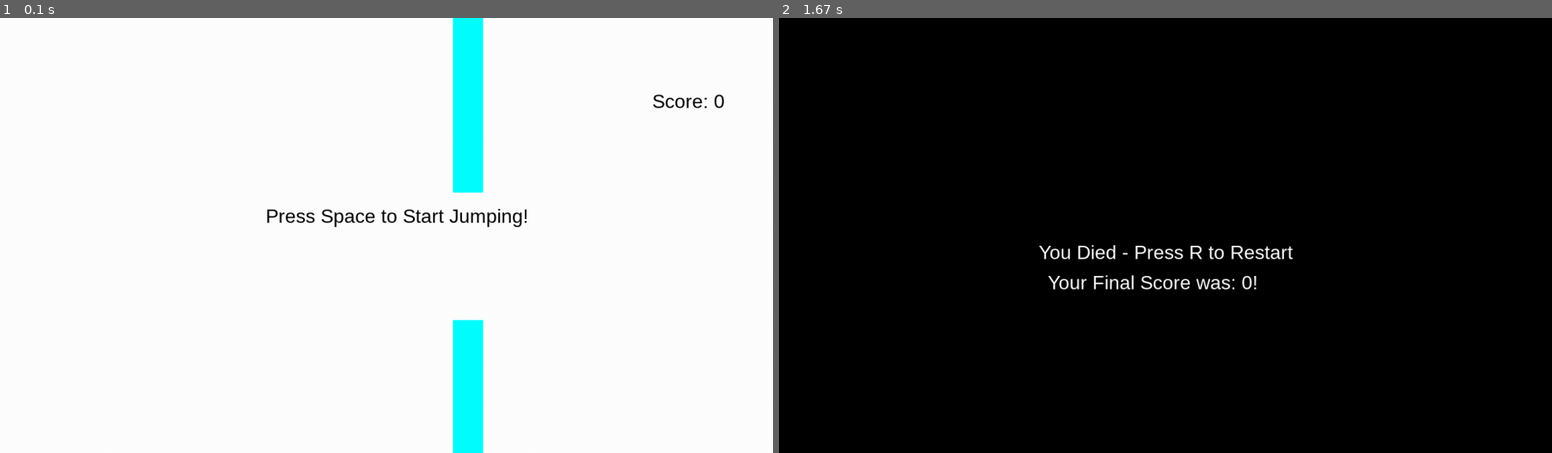
Above: before the commit, frames 1-2 (left to right).
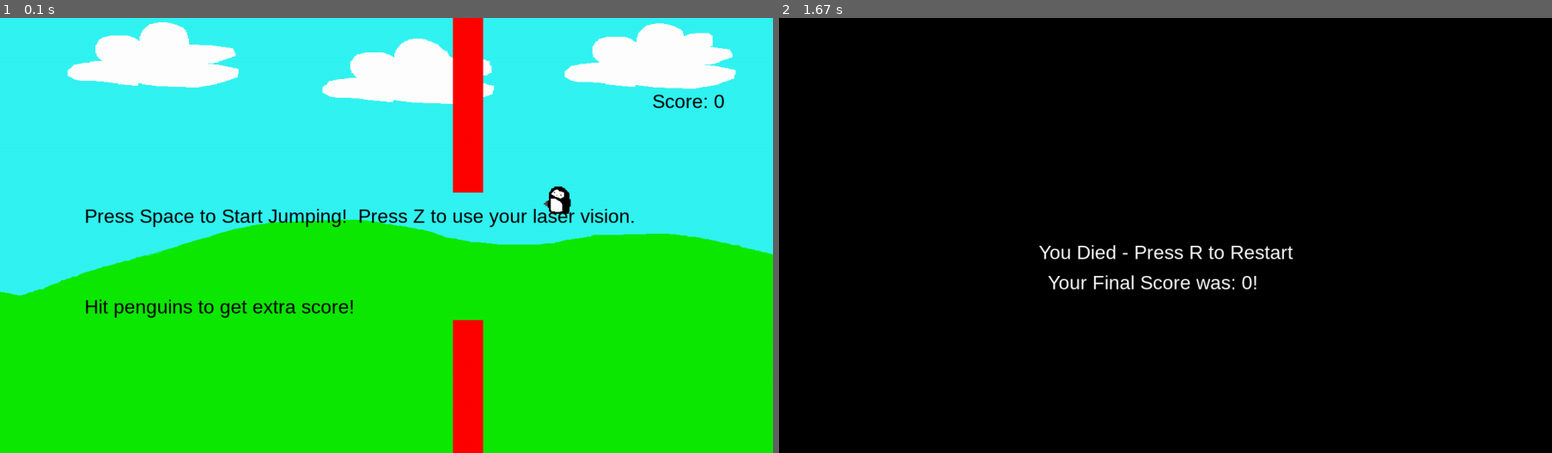
Above: after the commit, the same moments.

Repository: Supertiger576/pygame-web-game
Game: pygame game, started from main.py
Same seed, same stepped clock (60 frames per second), same inputs: the game is played once before the commit and once after it.
Inputs:
- Up to frame 1 (0.1 s): no input
- Up to frame 2 (1.67 s): tap Space at 0.33 s; tap Z at 0.67 s

The runs differ from the first frame. In frame 1, 94% of the frame differs, in the area x 0-100%, y 0-100%; in frame 2, nothing differs.

Commit message:
more art and penguins

Diff:
--- a/main.py
+++ b/main.py
@@ -18,6 +18,13 @@
 dialogue_box.fill((0, 0, 0, 180))
 score = 0
 notjumpedyet = True
+bg_image = pygame.image.load("grassy.png").convert_alpha()
+bg_image = pygame.transform.scale(bg_image, (windowWidth, windowHeight))
+player_image = pygame.image.load("puffinpixel.png").convert_alpha()
+penguin_image = pygame.image.load("newpenguinspike.png")
+
+def background(x):
+    screen.blit(x, (0,0))
 
 def make_extra_rect(width_position, height_position, npc_width, npc_height):
     return pygame.Rect(width_position, height_position, npc_width, npc_height)
@@ -50,9 +57,12 @@
 game_over = False
 pipe1 = make_extra_rect(750, 500, 50, 500)
 pipe2 = make_extra_rect(750, 0, 50, random.randint(200, 400))  # top pipe
-
+laser_rect = make_extra_rect(100, 200, player_width - windowWidth, 50)
+laser_visible = False
+penguin_rect = make_extra_rect(pipe1.x + 150, random.randint(100, windowHeight), 48, 48)
+penguin_visible = True
 def reset_game():
-    global player_rect, player_y_velocity, score, game_started, game_over, pipe1
+    global player_rect, player_y_velocity, score, game_started, game_over, pipe1, bg_image, penguin_rect, penguin_visible
     player_rect.x = windowWidth // 2 - player_width // 2 + 100
     player_rect.y = windowHeight - player_height - 100
     player_y_velocity = 0
@@ -62,12 +72,16 @@
     pipe1 = make_extra_rect(750, 500, 50, 500)
     pipe2.x = pipe1.x
     # pipe2 size stays the same on reset
+    penguin_visible = True
+    penguin_rect = make_extra_rect(pipe1.x + 150, 100, 48, 48)
+
 
 async def main():
-    global player_y_velocity, game_started, game_over, score, notjumpedyet, player_visible, pipe1_visible, pipe1, pipe2
+    global player_y_velocity, game_started, game_over, score, notjumpedyet, player_visible, pipe1_visible, pipe1, pipe2, laser_visible, laser_rect, penguin_rect, penguin_visible
     running = True
     while running:
         await asyncio.sleep(0)  # required for pygbag
+        keys = pygame.key.get_pressed()
 
         for event in pygame.event.get():
             if event.type == pygame.QUIT:
@@ -105,23 +119,27 @@
                 score += 1
             if player_rect.x > pipe2.x and player_rect.x <= pipe2.x + 10:
                 score += 0  # pipe2 doesn’t give points
-            if player_rect.x > pipe1.x and player_rect.x <= pipe1.x + 15 and score > 15:
+            if player_rect.x > pipe1.x and player_rect.x <= pipe1.x + 15 and score >= 15:
                 score += 1
-            if player_rect.x > pipe2.x and player_rect.x <= pipe2.x + 15 and score > 15:
+            if player_rect.x > pipe2.x and player_rect.x <= pipe2.x + 15 and score >= 15:
                 score += 0  # pipe2 doesn’t give points
             # Respawn pipes when off-screen
             if pipe1.right < 0:
-                new_height = random.randint(300, 500)
+                new_height = random.randint(300, 450)
                 pipe1 = make_extra_rect(windowWidth, new_height, 50, 500)
+                penguin_rect.y = random.randint(100, windowHeight - 200)
+                penguin_visible = True
             if pipe2.right < 0:
-                pipe2 = make_extra_rect(windowWidth, 0, 50, random.randint(100, 250))
+                pipe2 = make_extra_rect(windowWidth, 0, 50, random.randint(150, 200))
+
 
             # Collision detection
             if pygame.Rect.colliderect(player_rect, pipe1) and pipe1_visible:
                 game_over = True
             if pygame.Rect.colliderect(player_rect, pipe2) and pipe1_visible:
                 game_over = True
-
+            if pygame.Rect.colliderect(player_rect, penguin_rect) and penguin_visible:
+                game_over = True
             # Floor collision
             if player_rect.bottom >= windowHeight:
                 player_rect.bottom = windowHeight
@@ -135,21 +153,44 @@
                 game_over = True
 
         # Drawing
-        screen.fill(WHITE)
+        background(bg_image)
+        falling_player_image = pygame.transform.rotate(player_image, -45)
         text_surface = font.render(f"Score: {score}", True, (0, 0, 0))
         screen.blit(text_surface, (windowWidth - 200, windowHeight - 600))
-        if player_visible:
-            pygame.draw.rect(screen, BLUE, player_rect)
+        if player_visible and player_y_velocity <= 0:
+            screen.blit(player_image, player_rect)
+        elif player_visible and player_y_velocity > 0:
+            screen.blit(falling_player_image, player_rect)
+
+        if keys[pygame.K_z]:
+            laser_visible = True
+        else:
+            laser_visible = False
+        if laser_visible:
+            # Make the laser come out from the right side of the puffin
+            laser_rect.x = player_rect.right  # right edge of the puffin
+            laser_rect.y = player_rect.y + player_height // 2 - 5  # centered vertically on puffin
+            laser_rect.width = 100  # how long the laser is
+            laser_rect.height = 10   # thickness of the laser
+            pygame.draw.rect(screen, (255, 0, 0), laser_rect)
+
+        if penguin_visible:
+            penguin_rect.x = pipe1.x + 150
+            screen.blit(penguin_image, penguin_rect)
+        if penguin_visible and pygame.Rect.colliderect(penguin_rect, laser_rect) and laser_visible:
+            penguin_visible = False
+            score += 1
 
         if pipe1_visible:
-            pygame.draw.rect(screen, (0, 255, 255), pipe1)
+            pygame.draw.rect(screen, (255, 0, 0), pipe1)
         if pipe1_visible:
-            pygame.draw.rect(screen, (0, 255, 255), pipe2)
+            pygame.draw.rect(screen, (255, 0, 0), pipe2)
 
         if not game_started and notjumpedyet:
-            jump_surface = font.render("Press Space to Start Jumping!", True, (0, 0, 0))
-            screen.blit(jump_surface, (windowWidth // 2 - 200, windowHeight // 2 - 50))
-
+            jump_surface = font.render("Press Space to Start Jumping!  Press Z to use your laser vision.", True, (0, 0, 0))
+            screen.blit(jump_surface, (windowWidth // 2 - 500, windowHeight // 2 - 50))
+            jump_surface2 = font.render("Hit penguins to get extra score!", True, (0,0,0))
+            screen.blit(jump_surface2, (windowWidth // 2 - 500, windowHeight // 2 + 100))
         if game_over:
             screen.fill(BLACK)
             text_surface = font.render("You Died - Press R to Restart", True, (255, 255, 255))
Binary file added: grassy.png
Binary file added: newpenguinspike.png
Binary file added: puffinpixel.png
Not shown, changed: build/web/pygameflappybird.apk
